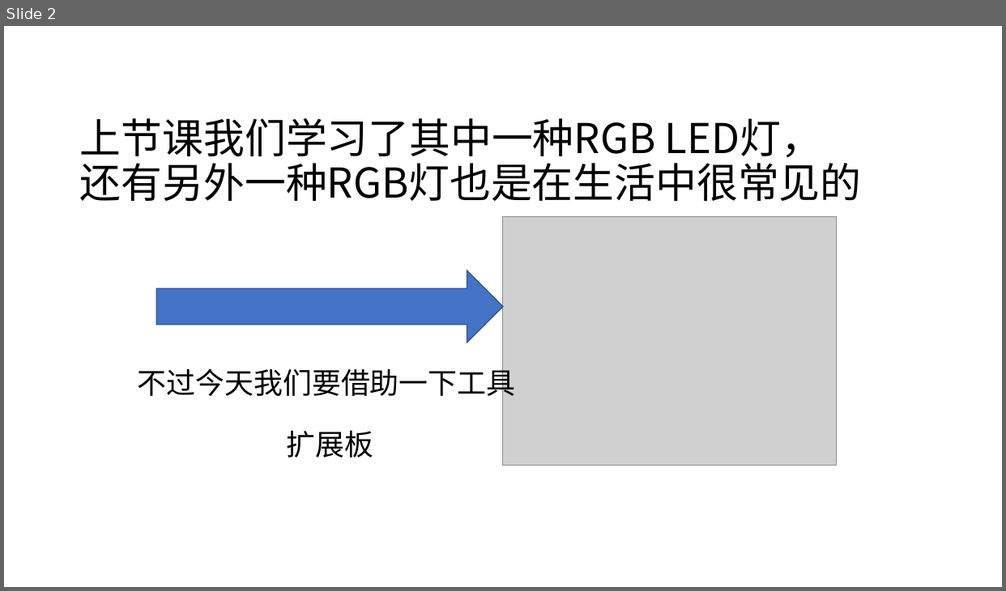
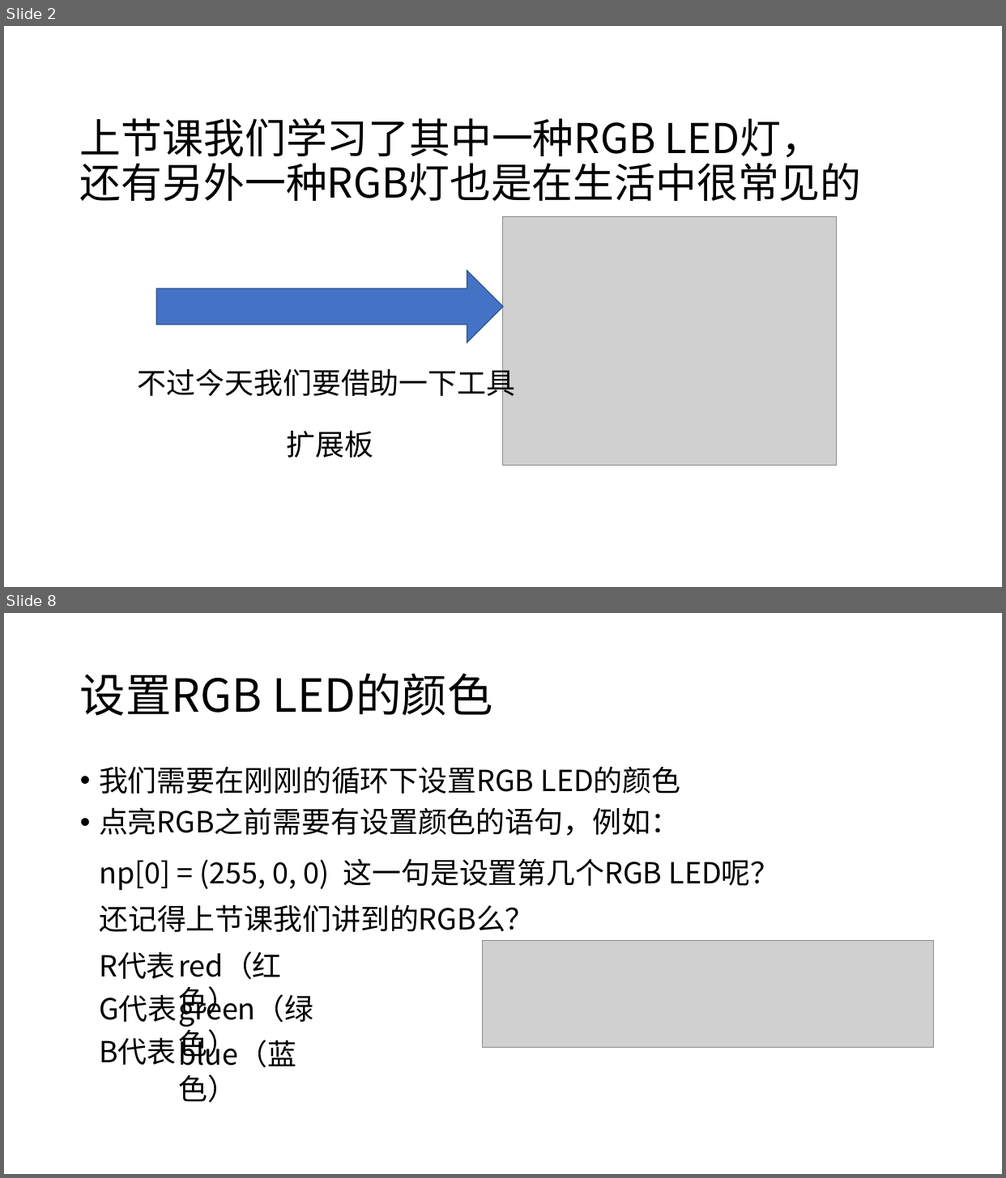
Before and after one commit to chenjiegd/microbit_Repository, a slide deck: micro_bit/microbit课件/4.点亮RGB灯.pptx. Shown one above the other, each under a label of ours: slide 2 before the commit, slides 2 and 8 after it; the slides between them are not shown. The pictures are 1006x591 and 1006x1178 pixels, drawn with LibreOffice and Linux fonts; fonts in the diff are those of the drawing; grey boxes stand for pictures. Boxes give left, top, right and bottom in pixels: in the first picture for what was removed or moved away, otherwise in the second. Text is boxed around its words. In the diff, an @@ line names an element or a change of style, - is before the commit and + after.

```diff
--- a/micro_bit/microbit课件/4.点亮RGB灯.pptx
+++ b/micro_bit/microbit课件/4.点亮RGB灯.pptx
@@ slide 8 added at [4,613,1002,1174], background #FFFFFF @@
@@ title added at [80,673,492,716], 44 pt, text #000000 @@
+设置RGB LED的颜色
@@ text added at [99,766,681,836], 28 pt, text #000000 @@
+• 我们需要在刚刚的循环下设置RGB LED的颜色
+• 点亮RGB之前需要有设置颜色的语句，例如：
@@ text added at [99,859,329,891], 28 pt, text #000000 @@
+np[0] = (255, 0, 0)
@@ text added at [343,858,780,886], 28 pt, text #000000 @@
+这一句是设置第几个RGB LED呢？
@@ text added at [99,905,535,932], 28 pt, text #000000 @@
+还记得上节课我们讲到的RGB么？
@@ text added at [99,952,176,979], 28 pt, text #000000 @@
+R代表
@@ text added at [178,952,281,1020], 28 pt, text #000000 @@
+red（红色）
@@ picture added at [484,941,934,1048] @@
@@ text added at [99,995,177,1022], 28 pt, text #000000 @@
+G代表
@@ text added at [178,990,313,1063], 28 pt, text #000000 @@
+green（绿色）
@@ text added at [99,1037,176,1065], 28 pt, text #000000 @@
+B代表
@@ text added at [178,1036,296,1103], 28 pt, text #000000 @@
+blue（蓝色）
```
Also in this commit, not shown: 17 other slides added, 1 slide removed.
